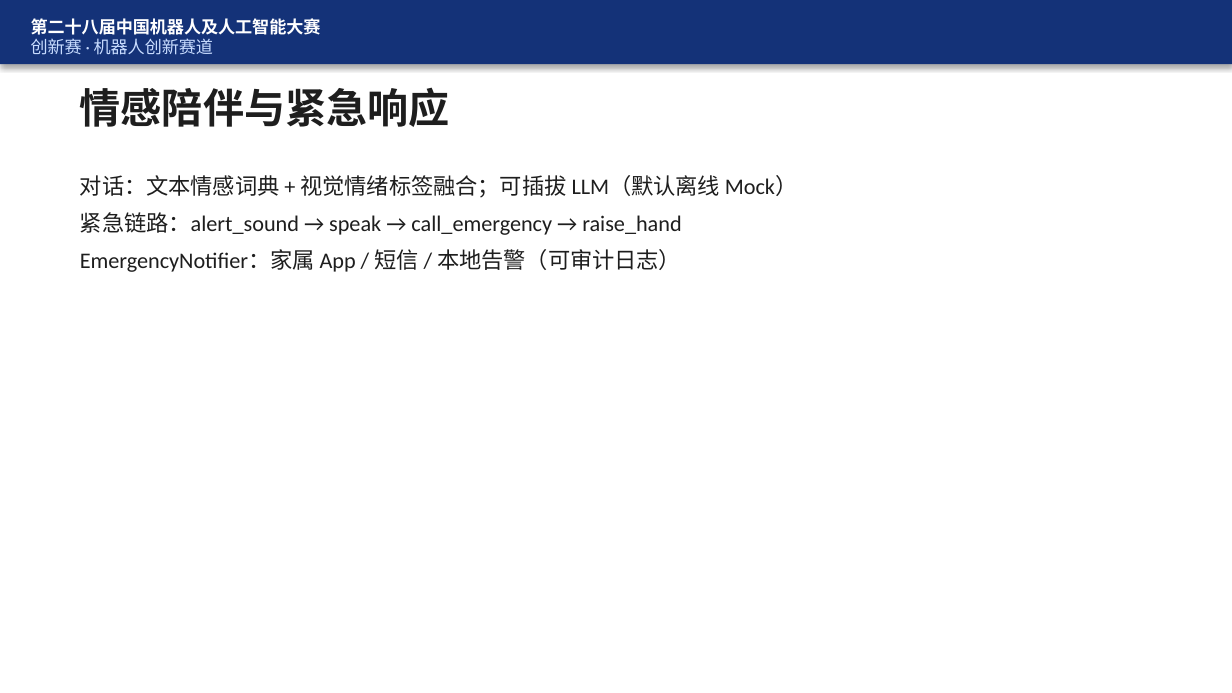
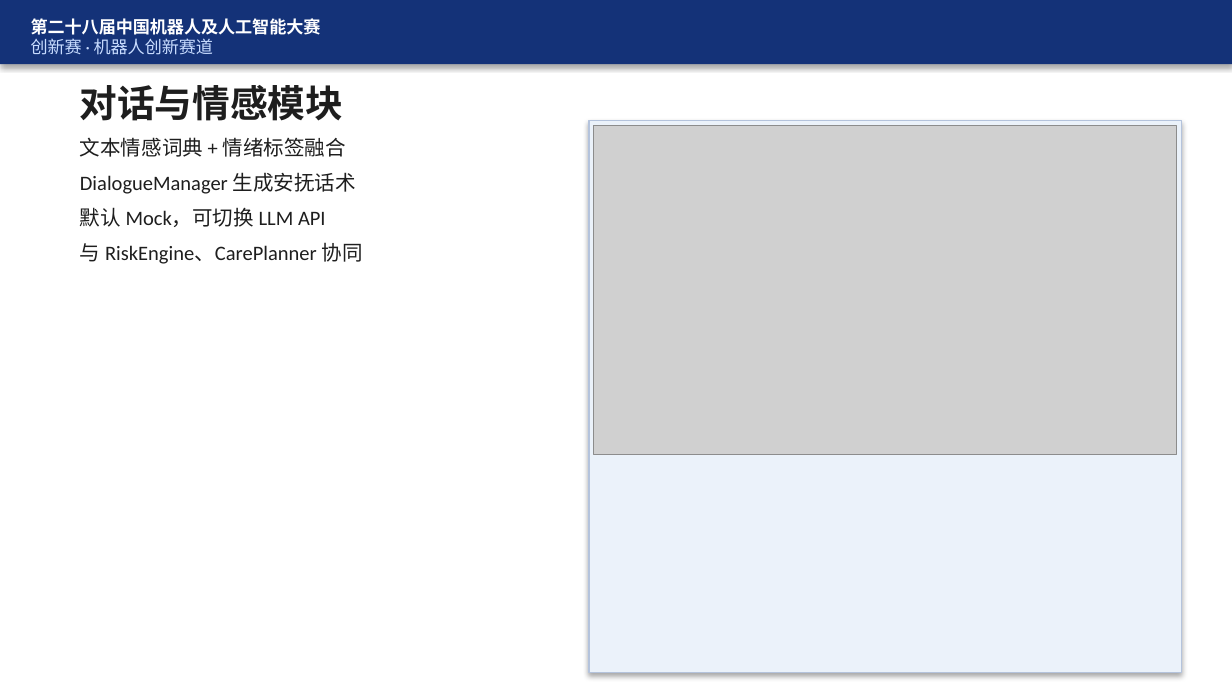
Before and after one commit to FBB123571/ElderCare-Humanoid-Platform, a slide deck: slide 13 of docs/答辩_CareCompanion.pptx (slide 11 before the commit). Drawn at 1232x693 pixels with LibreOffice and Linux fonts; fonts in the diff are those of the drawing; grey boxes stand for pictures. Boxes give left, top, right and bottom in pixels: in the first picture for what was removed or moved away, otherwise in the second. Text is boxed around its words. In the diff, an @@ line names an element or a change of style, - is before the commit and + after.

```diff
--- a/docs/答辩_CareCompanion.pptx
+++ b/docs/答辩_CareCompanion.pptx
@@ text at box(80, 85, 343, 121): text changed; size 24 to 22 pt @@
-情感陪伴与紧急响应
+对话与情感模块
@@ text at box(80, 137, 363, 264): text changed; size 13 to 12 pt @@
-对话：文本情感词典 + 视觉情绪标签融合；可插拔 LLM（默认离线 Mock）
-紧急链路：alert_sound → speak → call_emergency → raise_hand
-EmergencyNotifier：家属 App / 短信 / 本地告警（可审计日志）
+文本情感词典 + 情绪标签融合
+DialogueManager 生成安抚话术
+默认 Mock，可切换 LLM API
+与 RiskEngine、CarePlanner 协同
@@ rectangle added at box(589, 121, 1181, 673), fill #EBF2FA, outline #B4C3DC 0.75 pt @@
@@ picture added at box(594, 126, 1177, 455) @@
```
Also in this commit, not shown: 20 other slides changed, 4 slides added, 2 slides removed, 16 other files.
